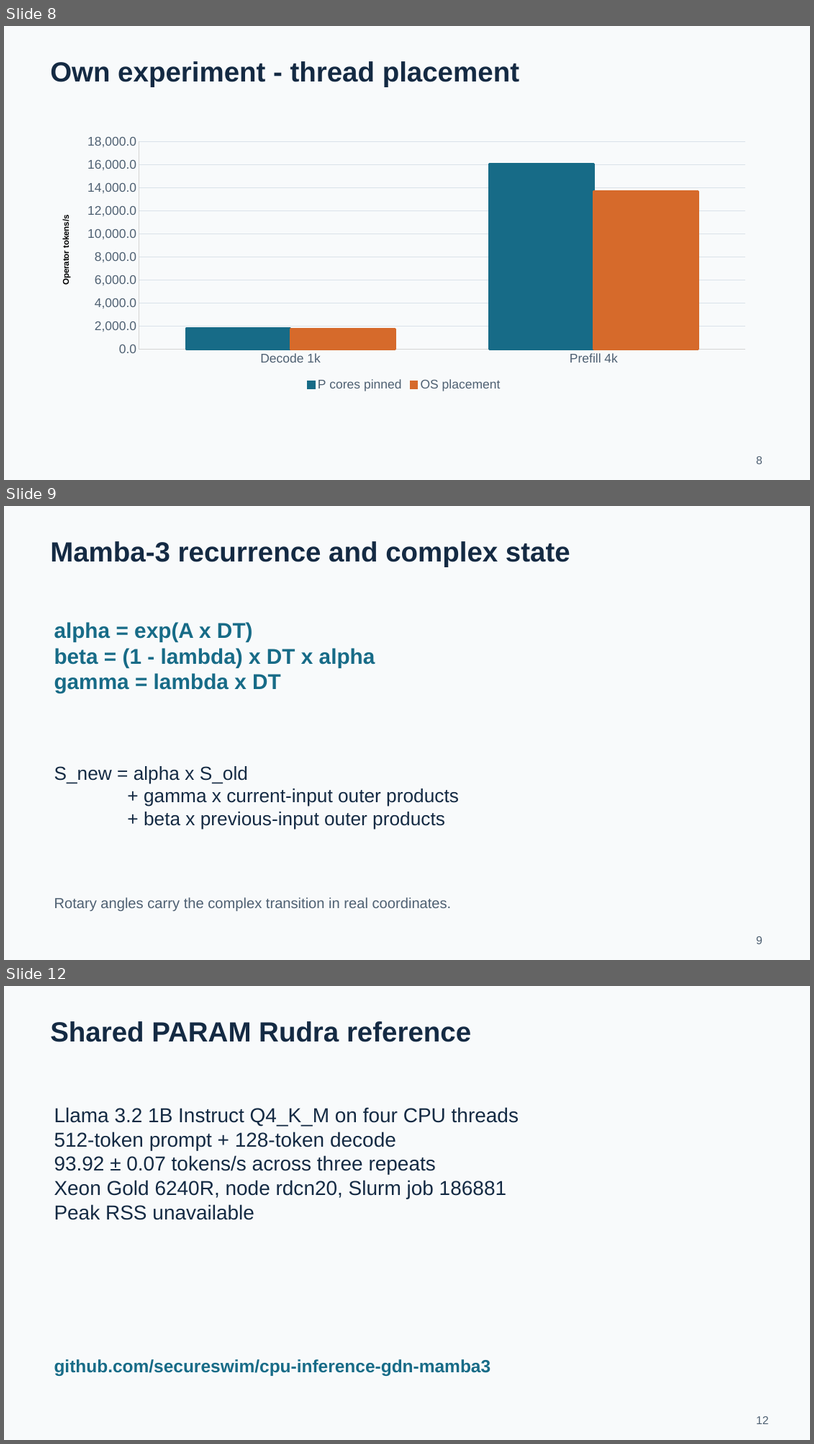
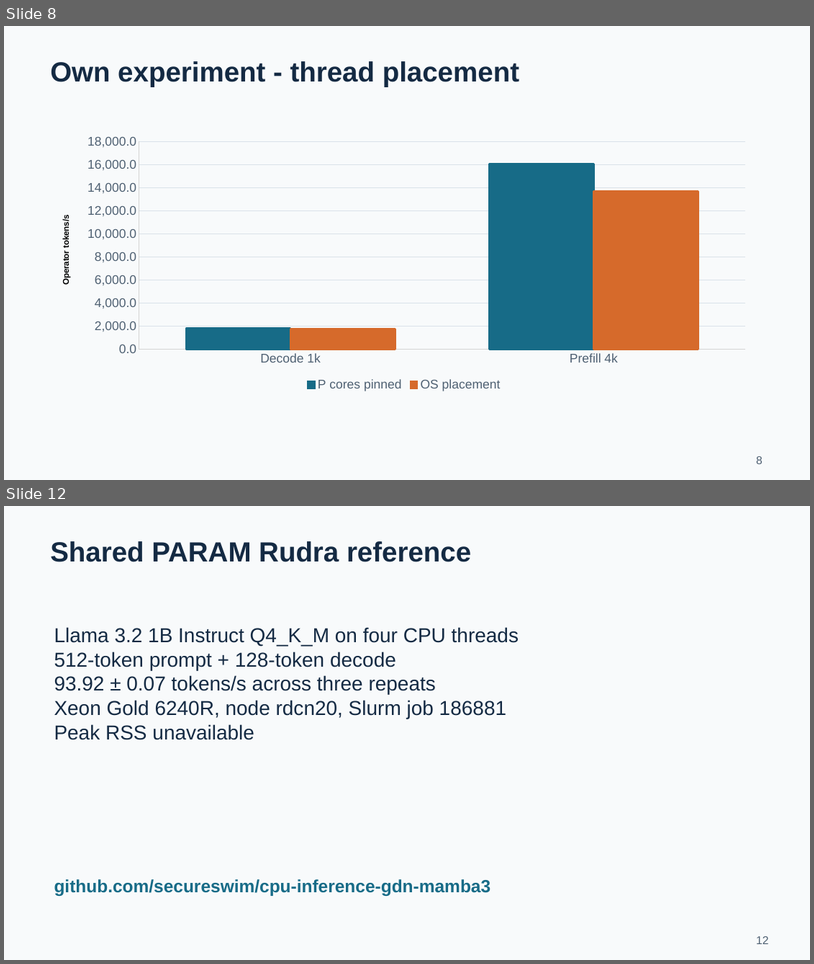
Before and after one commit to secureswim/cpu-inference-gdn, a slide deck: output/Project_1_Presentation.pptx. Shown one above the other, each under a label of ours: slides 8, 9 and 12 before the commit, slides 8 and 12 after it; the slides between them are not shown. The pictures are 814x1444 and 814x964 pixels, drawn with LibreOffice and Linux fonts; fonts in the diff are those of the drawing. Boxes give left, top, right and bottom in pixels: in the first picture for what was removed or moved away, otherwise in the second. Text is boxed around its words. In the diff, an @@ line names an element or a change of style, - is before the commit and + after.

```diff
--- a/output/Project_1_Presentation.pptx
+++ b/output/Project_1_Presentation.pptx
@@ slide 9 removed at [4, 506, 810, 960], background #F8FAFB @@
@@ text removed at [50, 541, 571, 567] @@
-Mamba-3 recurrence and complex state
@@ text removed at [54, 622, 376, 693] @@
-alpha = exp(A x DT)
-beta = (1 - lambda) x DT x alpha
-gamma = lambda x DT
@@ text removed at [54, 766, 459, 829] @@
-S_new = alpha x S_old
-+ gamma x current-input outer products
-+ beta x previous-input outer products
@@ text removed at [54, 897, 452, 911] @@
-Rotary angles carry the complex transition in real coordinates.
@@ text removed at [756, 936, 763, 944] @@
-9
```
Also in this commit, not shown: 1 slide changed, 3 slides added, 2 other slides removed, 40 other files.
